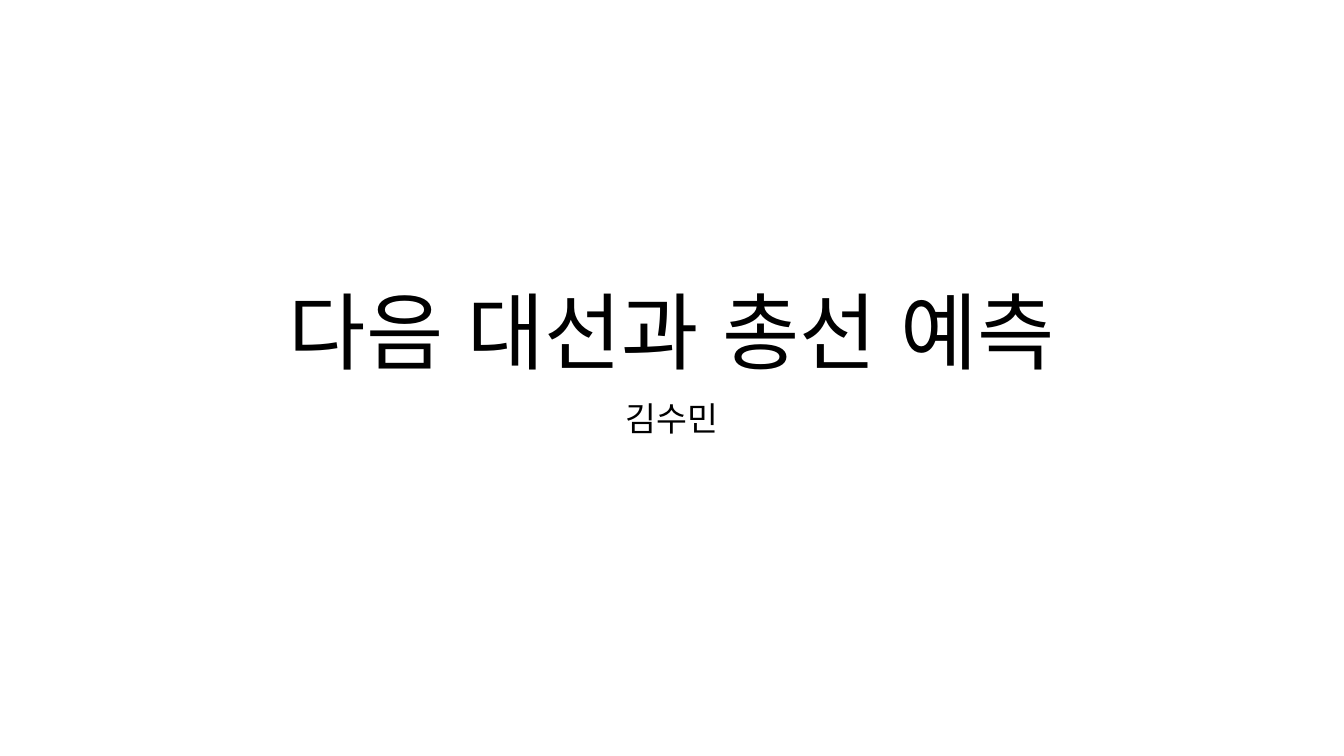
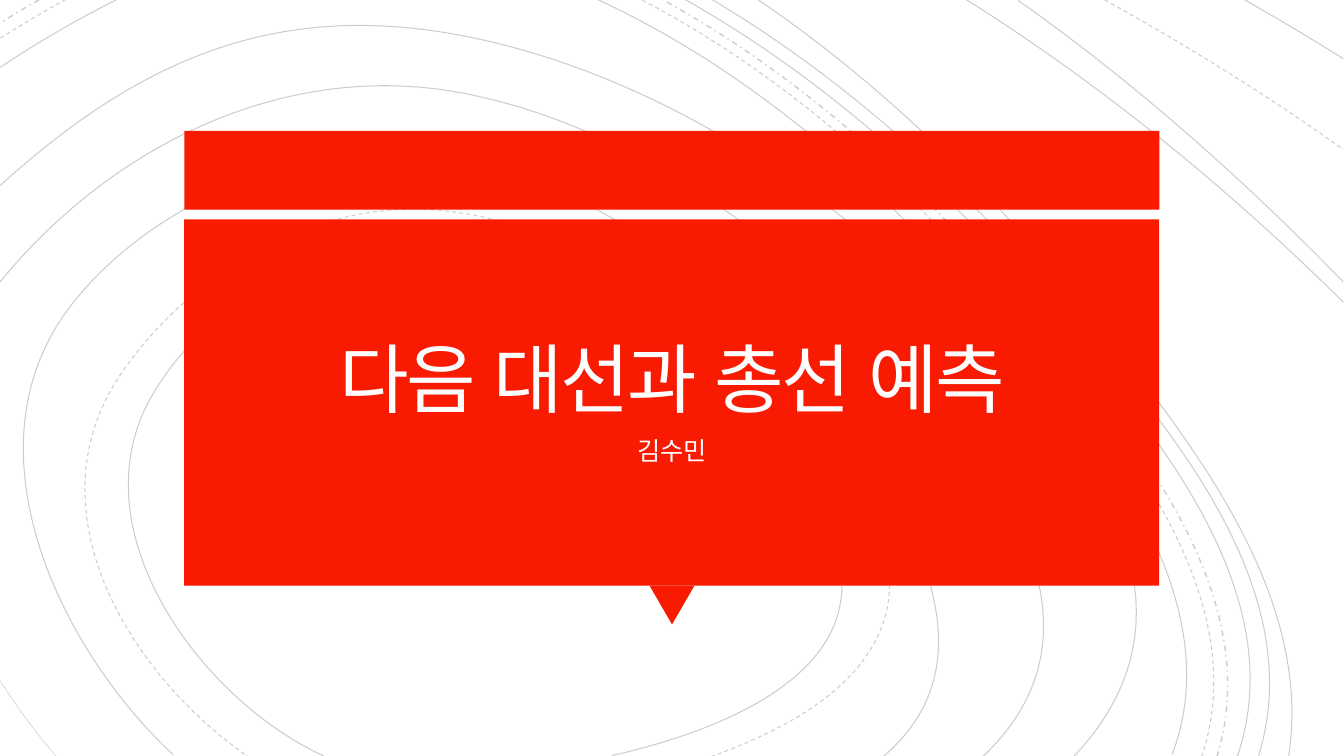
Before and after one commit to letcodesing/project, a slide deck: slide 1 of 개인1/발표용 파일/발표용.pptx. Drawn at 1344x756 pixels with LibreOffice and Linux fonts; fonts in the diff are those of the drawing. Boxes give left, top, right and bottom in pixels: in the first picture for what was removed or moved away, otherwise in the second. Text is boxed around its words. In the diff, an @@ line names an element or a change of style, - is before the commit and + after.

```diff
--- a/개인1/발표용 파일/발표용.pptx
+++ b/개인1/발표용 파일/발표용.pptx
@@ group added at (0, 0, 1344, 756): 19 freeform shapes @@
@@ rectangle added at (185, 131, 1159, 210), fill #F81B02 @@
@@ rectangle added at (185, 220, 1159, 586), fill #F81B02 @@
@@ title "다음 대선과 총선 예측": place and size @@
-title "다음 대선과 총선 예측" at (289, 293, 1056, 370)
+title "다음 대선과 총선 예측" at (339, 344, 1005, 413)
@@ title "다음 대선과 총선 예측" at (339, 344, 1005, 413): size 60 to 54 pt, font Noto Sans CJK KR to Calibri, text colour #000000 to #FFFEFF, letter spacing 0 to -1.5 pt; line spacing 0.9 to 0.8 @@
@@ subtitle "김수민": place and size @@
-subtitle "김수민" at (626, 403, 719, 434)
+subtitle "김수민" at (637, 439, 707, 462)
@@ subtitle "김수민" at (637, 439, 707, 462): size 24 to 18 pt, font Noto Sans CJK KR to TeX Gyre Bonum, text colour #000000 to #FFFEFF; line spacing 0.9 to 1 @@
@@ triangle added at (649, 586, 695, 624), fill #F81B02 @@
```
Also in this commit, not shown: 16 other slides changed, 14 slides added, 1 slide removed, 7 other files.
